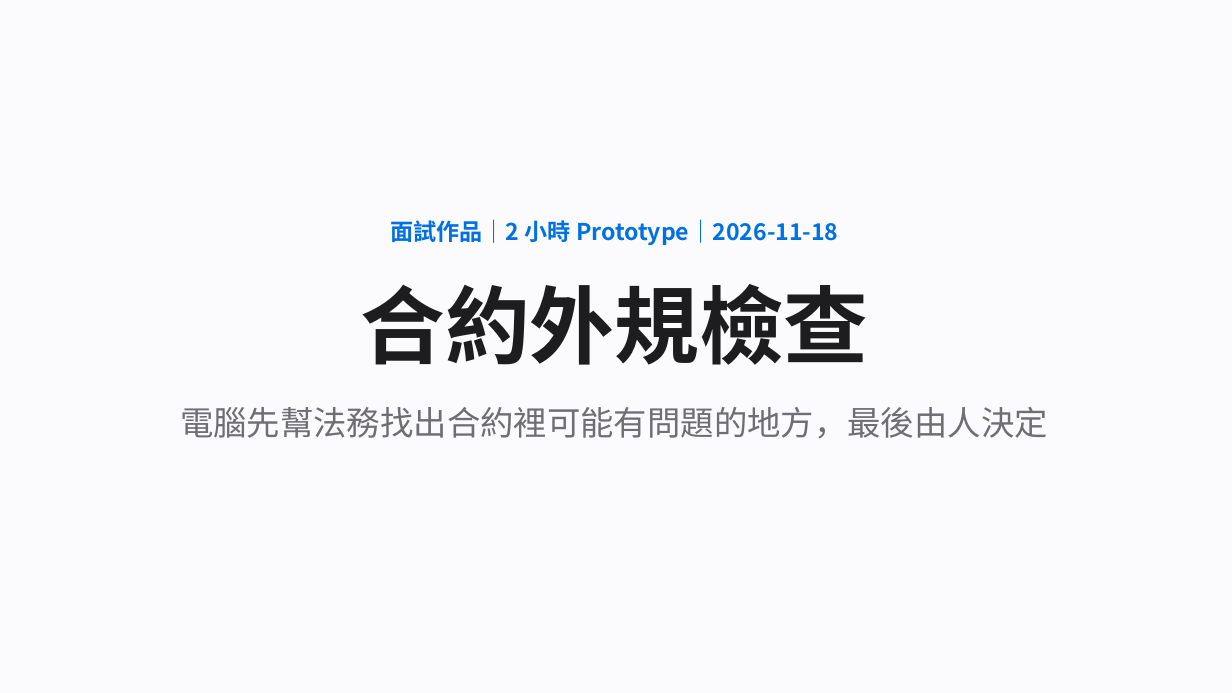
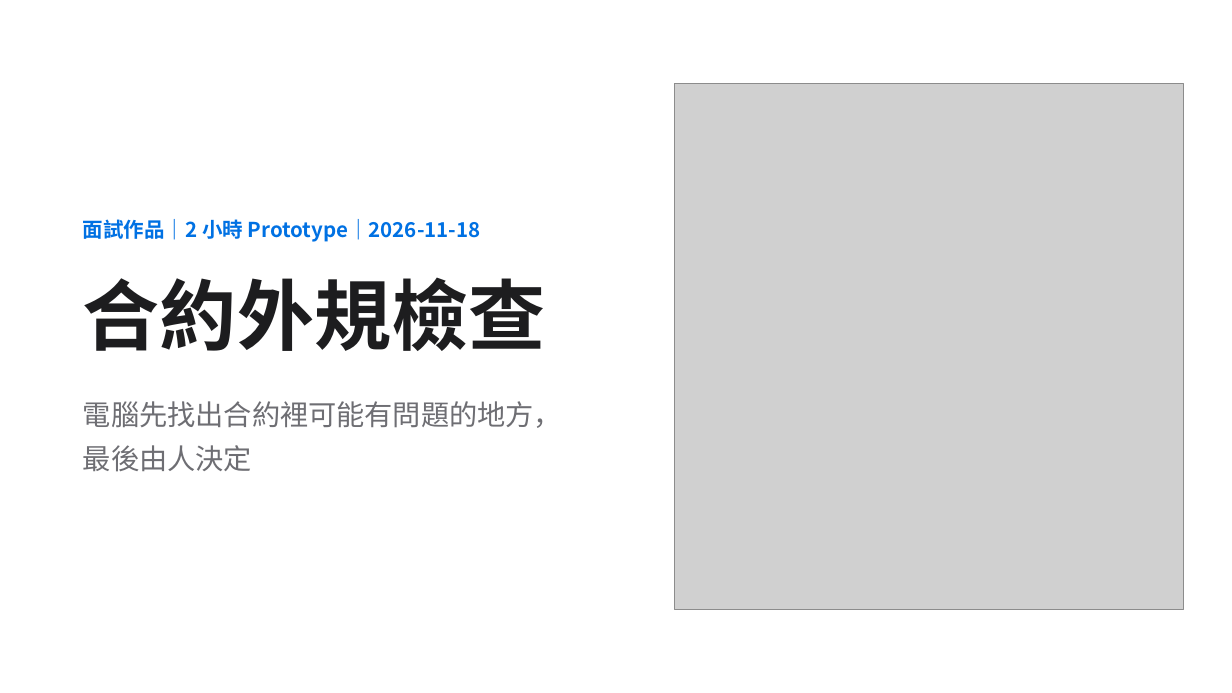
Before and after one commit to jaylooloomi/contract-check, a slide deck: slide 1 of docs/deck/合約外規檢查_簡報.pptx. Drawn at 1232x693 pixels with LibreOffice and Linux fonts; fonts in the diff are those of the drawing; grey boxes stand for pictures. Boxes give left, top, right and bottom in pixels: in the first picture for what was removed or moved away, otherwise in the second. Text is boxed around its words. In the diff, an @@ line names an element or a change of style, - is before the commit and + after.

```diff
--- a/docs/deck/合約外規檢查_簡報.pptx
+++ b/docs/deck/合約外規檢查_簡報.pptx
@@ rectangle at bbox=[0, 0, 1232, 693]: fill #FBFBFD to #FFFFFF @@
@@ picture added at bbox=[675, 83, 1184, 610] @@
@@ text "面試作品｜2 小時 Prototype｜2026-11-18": place and size @@
-text "面試作品｜2 小時 Prototype｜2026-11-18" at bbox=[390, 219, 839, 245]
+text "面試作品｜2 小時 Prototype｜2026-11-18" at bbox=[83, 219, 481, 242]
@@ text "面試作品｜2 小時 Prototype｜2026-11-18" at bbox=[83, 219, 481, 242]: size 18 to 16 pt; alignment centre to left @@
@@ text "合約外規檢查": place and size @@
-text "合約外規檢查" at bbox=[360, 284, 868, 365]
+text "合約外規檢查" at bbox=[83, 277, 545, 351]
@@ text "合約外規檢查" at bbox=[83, 277, 545, 351]: size 66 to 60 pt; alignment centre to left @@
@@ text at bbox=[83, 401, 562, 472]: text changed; size 26 to 22 pt @@
-電腦先幫法務找出合約裡可能有問題的地方，最後由人決定
+電腦先找出合約裡可能有問題的地方，
+最後由人決定
```
Also in this commit, not shown: 8 other slides changed, 4 slides added, 1 slide removed, 20 other files.
